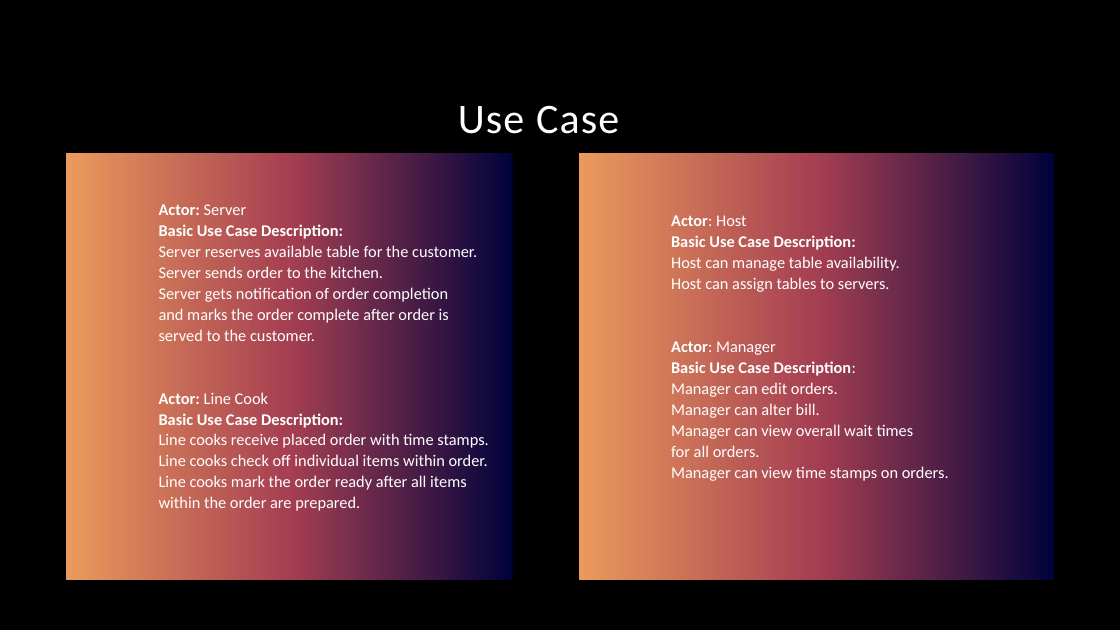
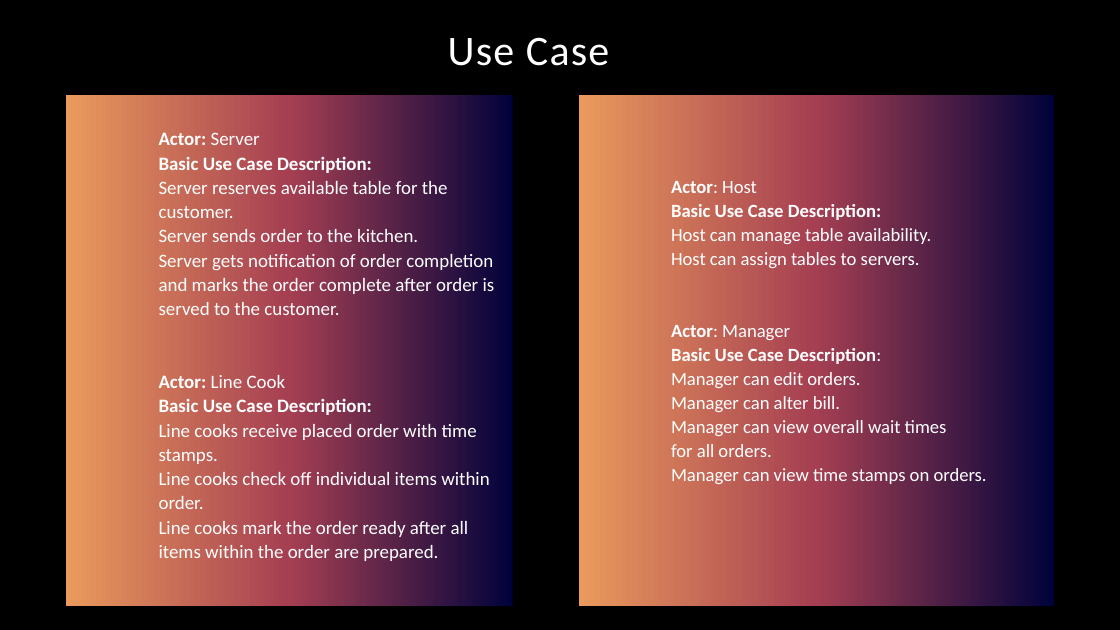
Before and after one commit to KL-3/CentRes, a slide deck: slide 9 of CentRes.pptx. Drawn at 1120x630 pixels with LibreOffice and Linux fonts; fonts in the diff are those of the drawing; background and template pictures are left out. Boxes give left, top, right and bottom in pixels: in the first picture for what was removed or moved away, otherwise in the second. Text is boxed around its words. In the diff, an @@ line names an element or a change of style, - is before the commit and + after.

Commit message:
First draft, final update.
Changed font to be uniform.

```diff
--- a/CentRes.pptx
+++ b/CentRes.pptx
@@ text "Use Case": place and size @@
-text "Use Case" at [458,105,619,134]
+text "Use Case" at [448,37,609,66]
@@ title "Actor: Server Basic Use Case ...": place and size @@
-title "Actor: Server Basic Use Case ..." at [66,153,513,581]
+title "Actor: Server Basic Use Case ..." at [66,95,513,606]
@@ title "Actor: Server Basic Use Case ..." at [66,95,513,606]: size 14 to 16.2 pt @@
@@ rectangle "Actor: Host": place and size @@
-rectangle "Actor: Host" at [579,153,1054,581]
+rectangle "Actor: Host" at [579,95,1054,606]
@@ rectangle "Actor: Host" at [579,95,1054,606]: size 14 to 16 pt @@
```
Also in this commit, not shown: 15 other slides changed, 2 slides added.
